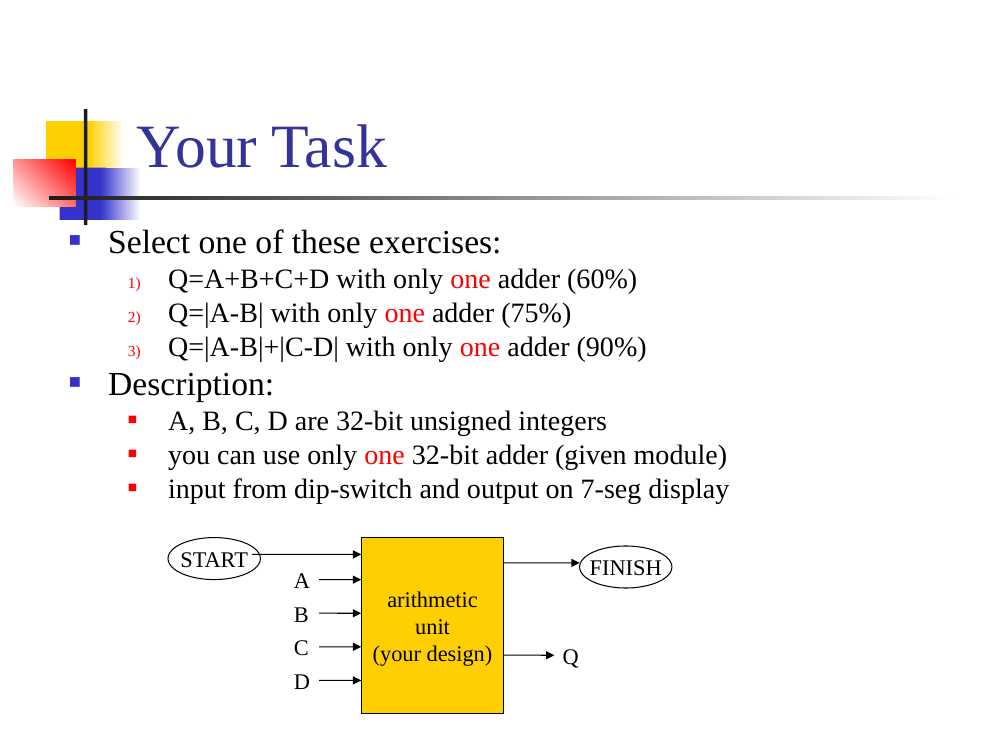
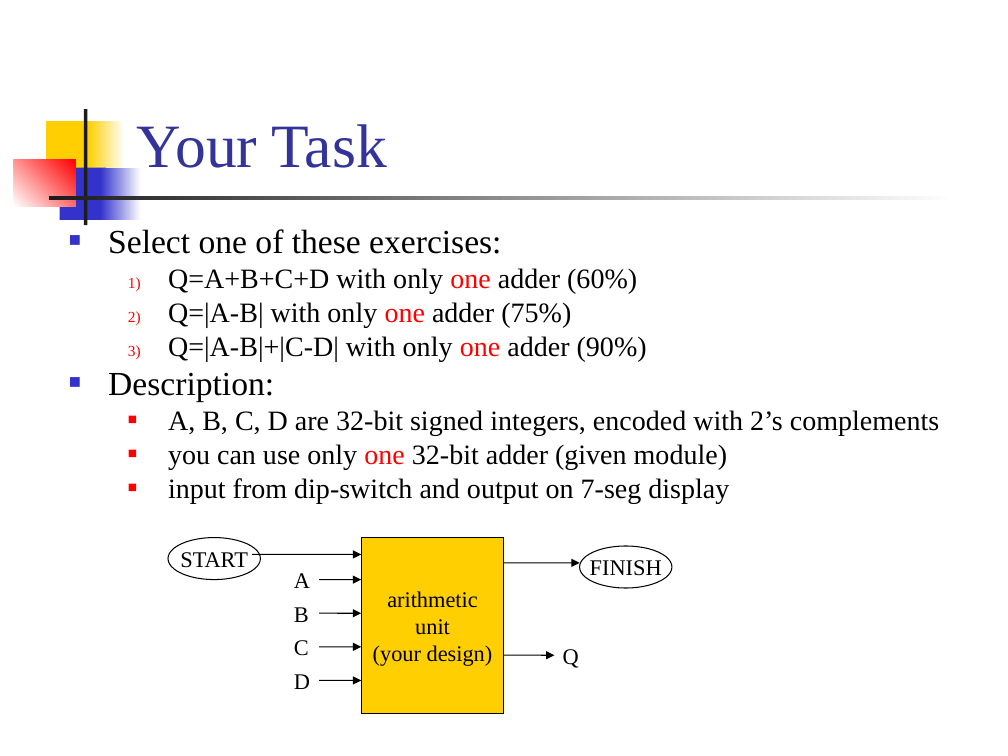
Before and after one commit to CGUSystemCourses/ComputerOrg-2016, a slide deck: slide 2 of Lectures/lec05-RTL_design/lab05-RTL_arithmetic.ppt. Drawn at 1008x756 pixels with LibreOffice and Linux fonts; fonts in the diff are those of the drawing. Boxes give left, top, right and bottom in pixels: in the first picture for what was removed or moved away, otherwise in the second. Text is boxed around its words. In the diff, an @@ line names an element or a change of style, - is before the commit and + after.

Commit message:
review before class

```diff
--- a/Lectures/lec05-RTL_design/lab05-RTL_arithmetic.ppt
+++ b/Lectures/lec05-RTL_design/lab05-RTL_arithmetic.ppt
@@ text at [168,410,939,436]: text changed @@
-  ■ A, B, C, D are 32-bit unsigned integers
+  ■ A, B, C, D are 32-bit signed integers, encoded with 2’s complements
```
